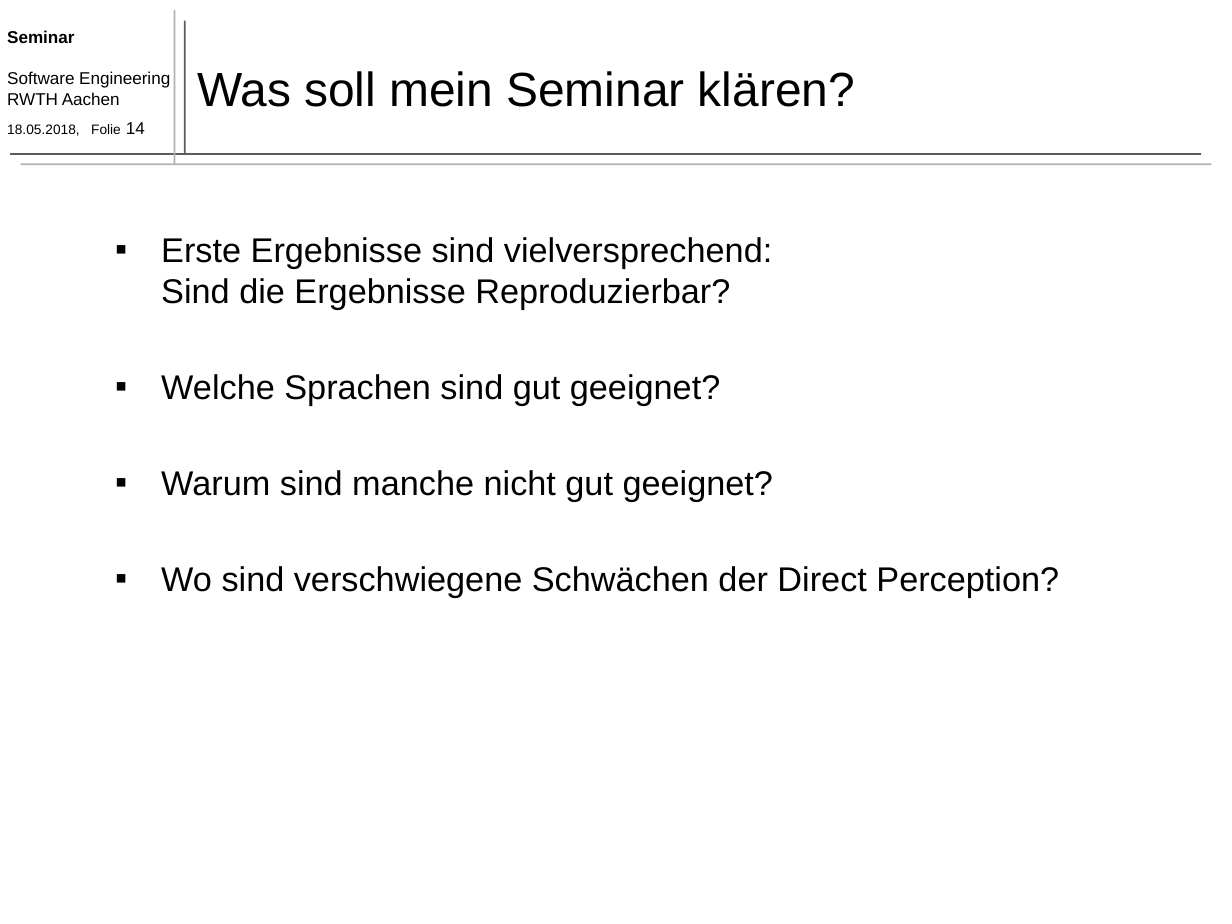
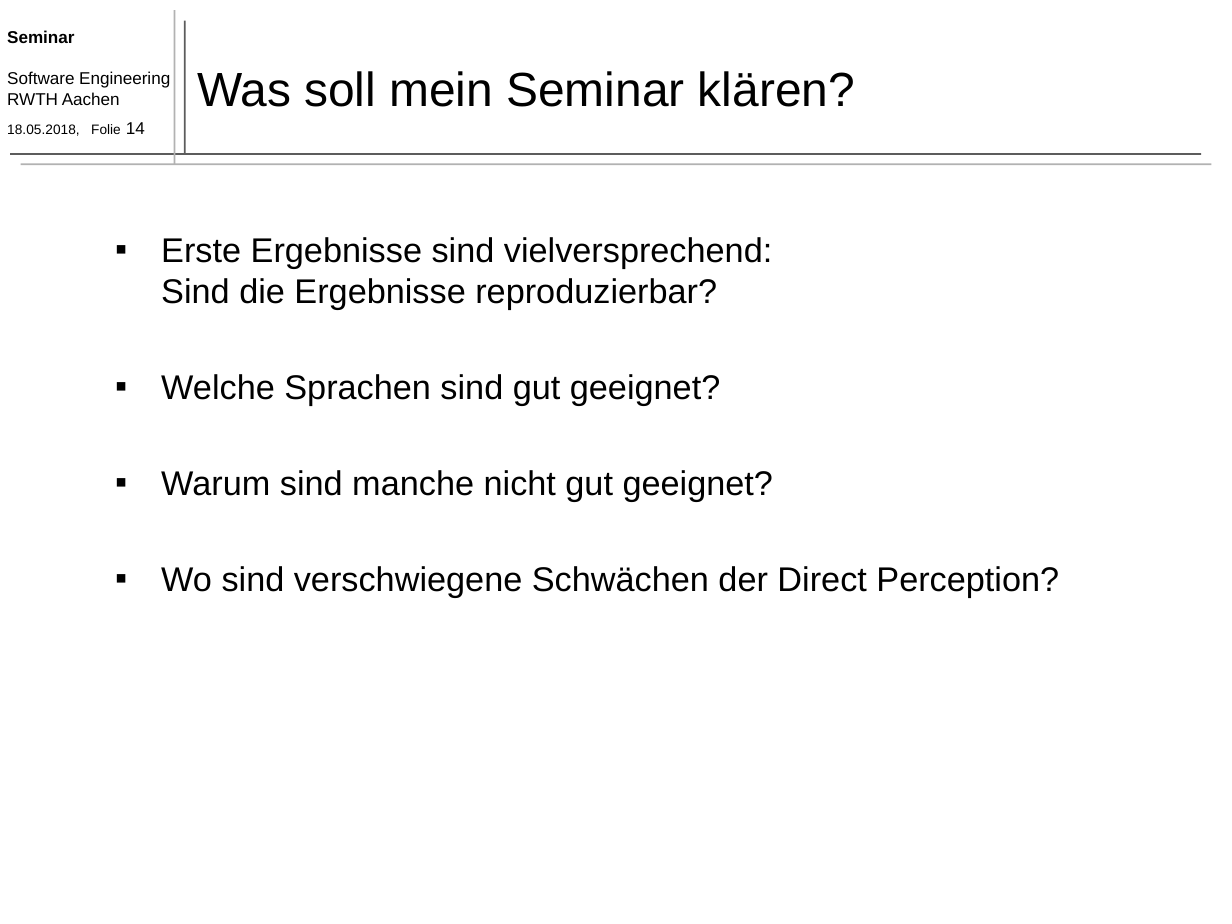
Before and after one commit to TimoBergerbusch/DeepLearningFuerAutonomesFahren, a slide deck: slide 14 of präsentation 18.05/präsentation - 18.05 - less Animation.pptx. Drawn at 1232x924 pixels with LibreOffice and Linux fonts; fonts in the diff are those of the drawing. Boxes give left, top, right and bottom in pixels: in the first picture for what was removed or moved away, otherwise in the second. Text is boxed around its words. In the diff, an @@ line names an element or a change of style, - is before the commit and + after.

```diff
--- a/präsentation 18.05/präsentation - 18.05 - less Animation.pptx
+++ b/präsentation 18.05/präsentation - 18.05 - less Animation.pptx
@@ text at box(161, 237, 772, 310): text changed @@
-▪ Erste Ergebnisse sind vielversprechend:
-  Sind die Ergebnisse Reproduzierbar?
+▪ Erste Ergebnisse sind vielversprechend:
+  Sind die Ergebnisse reproduzierbar?
```
Also in this commit, not shown: 5 other slides changed, 9 other files.
